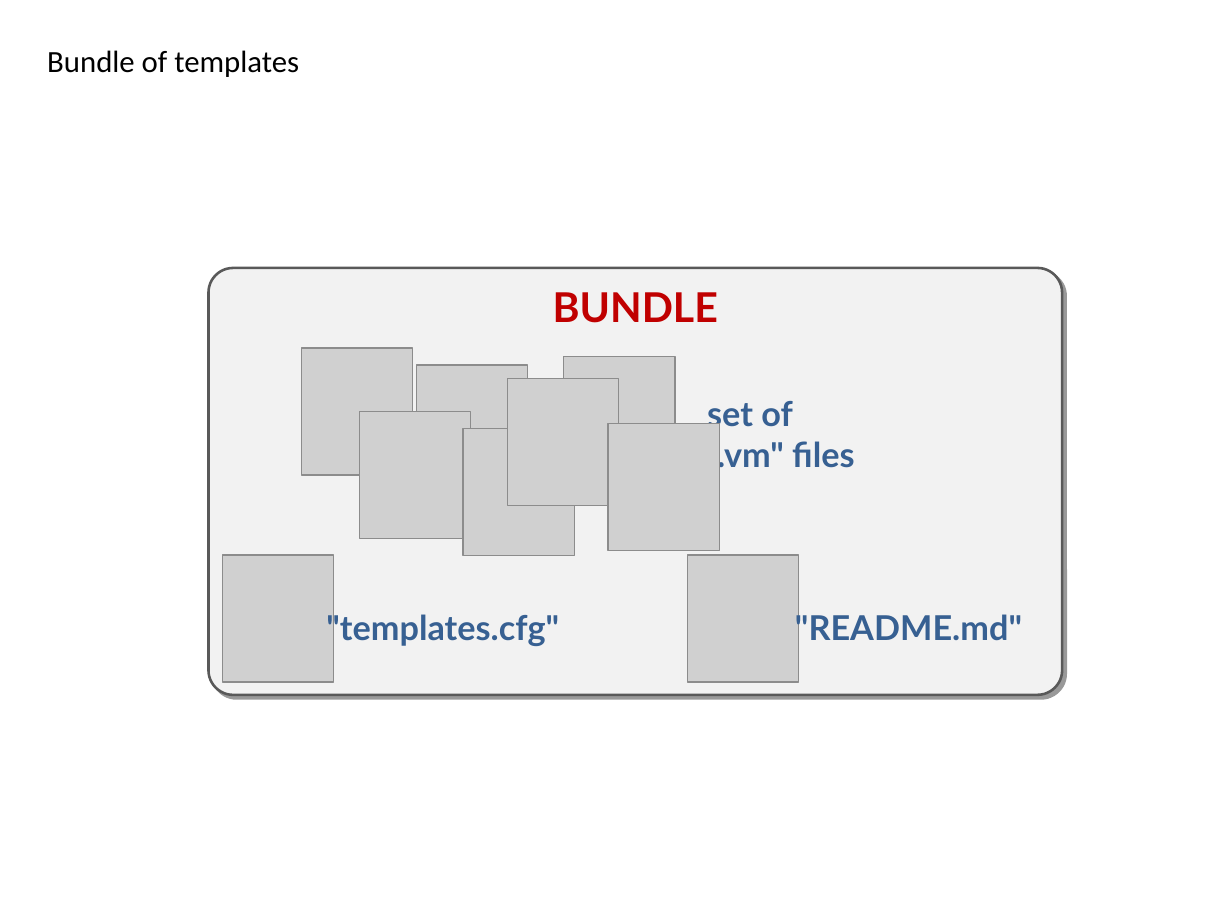
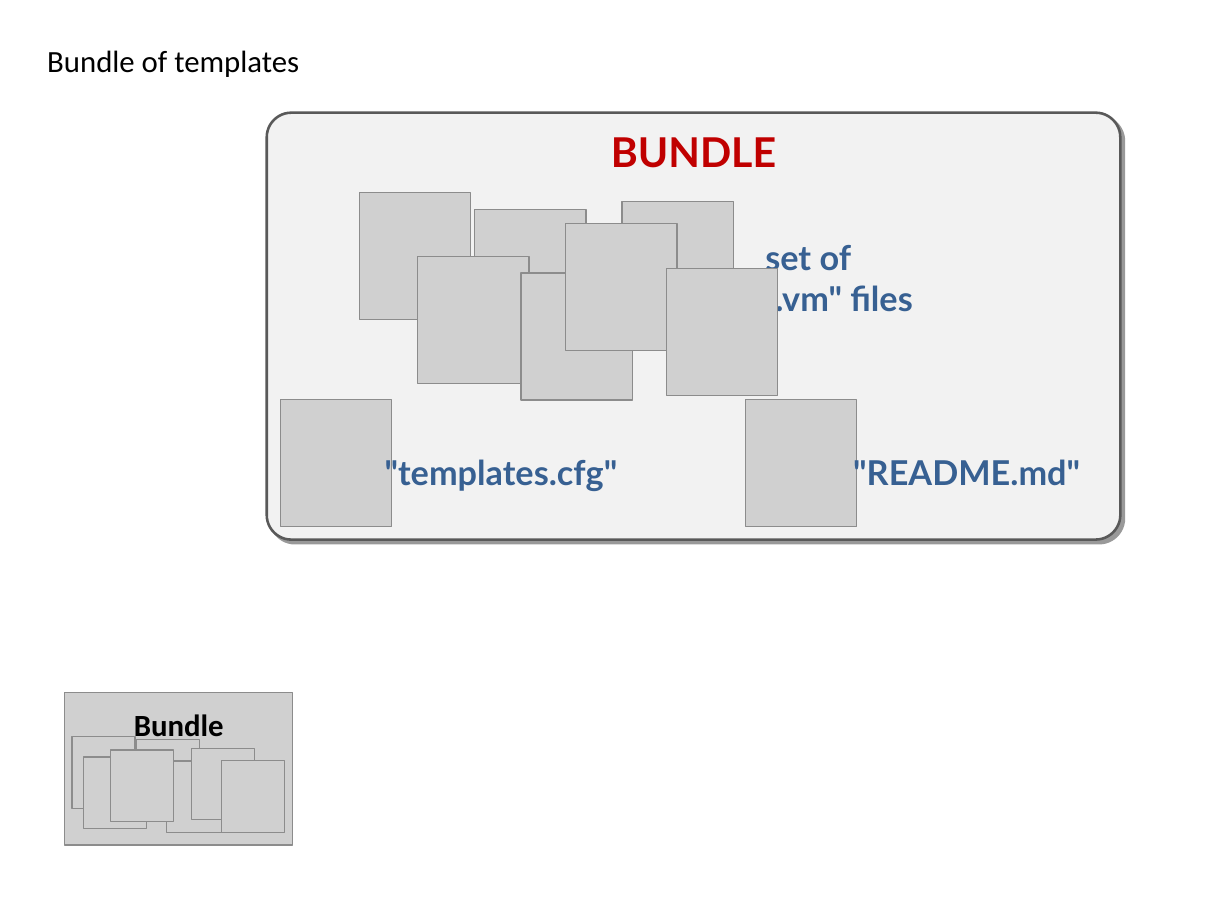
Before and after one commit to telosys-tools-doc/telosys-web-site-v3, a slide deck: slide 3 of img-ppt/templates-img.ppt. Drawn at 1232x924 pixels with LibreOffice and Linux fonts; fonts in the diff are those of the drawing; grey boxes stand for pictures. Boxes give left, top, right and bottom in pixels: in the first picture for what was removed or moved away, otherwise in the second. Text is boxed around its words. In the diff, an @@ line names an element or a change of style, - is before the commit and + after.

Commit message:
Templates page

```diff
--- a/img-ppt/templates-img.ppt
+++ b/img-ppt/templates-img.ppt
@@ picture moved from (x1=508, y1=378, x2=618, y2=505) to (x1=565, y1=223, x2=676, y2=350) @@
@@ 8 pictures, 3 texts, 1 rounded rectangle moved together from (x1=208, y1=269, x2=1062, y2=696) to (x1=266, y1=112, x2=1120, y2=540) @@
@@ picture added at (x1=65, y1=692, x2=293, y2=845) @@
@@ text added at (x1=134, y1=714, x2=224, y2=744), 18 pt, text #000000, bold @@
+Bundle
@@ picture added at (x1=73, y1=737, x2=136, y2=808) @@
@@ picture added at (x1=137, y1=740, x2=200, y2=812) @@
@@ picture added at (x1=192, y1=748, x2=255, y2=819) @@
@@ picture added at (x1=84, y1=758, x2=147, y2=829) @@
@@ picture added at (x1=111, y1=750, x2=174, y2=822) @@
@@ picture added at (x1=166, y1=761, x2=229, y2=833) @@
@@ picture added at (x1=222, y1=761, x2=285, y2=833) @@
```
Also in this commit, not shown: 2 other slides changed, 2 slides added, 3 other files.
